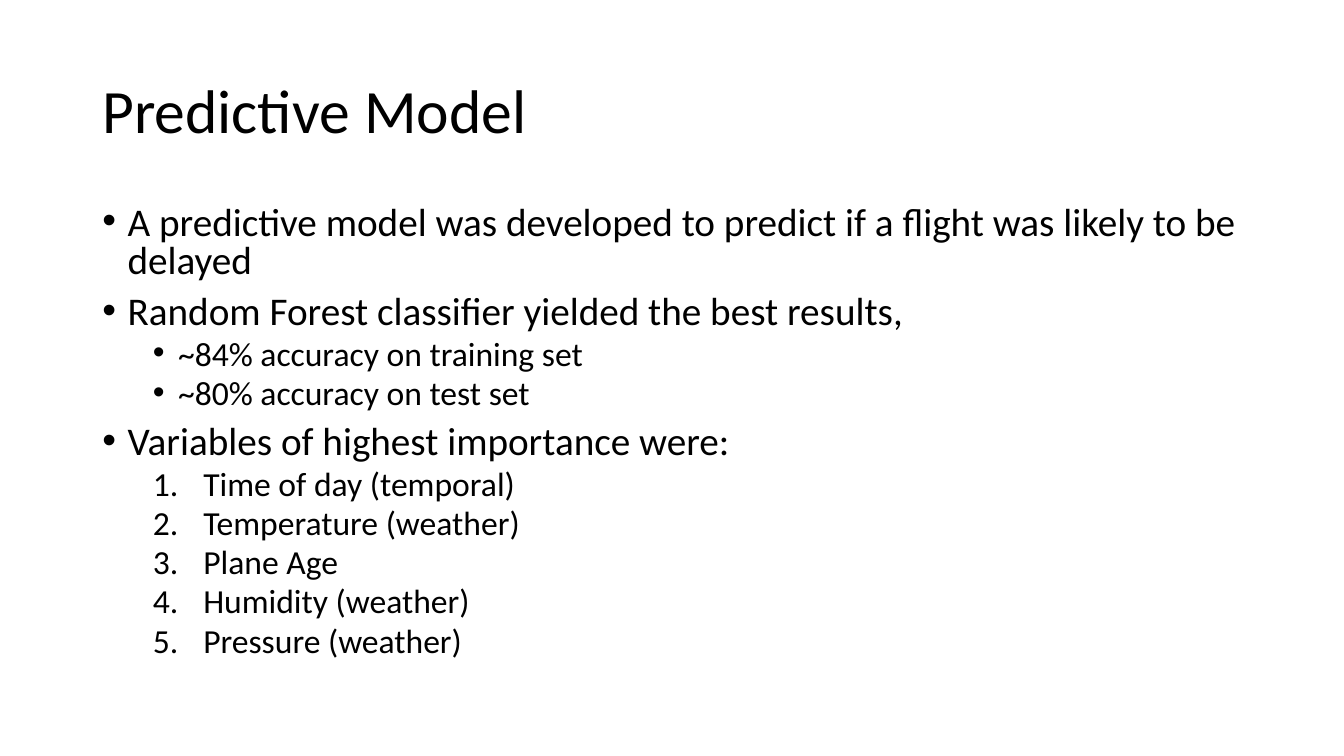
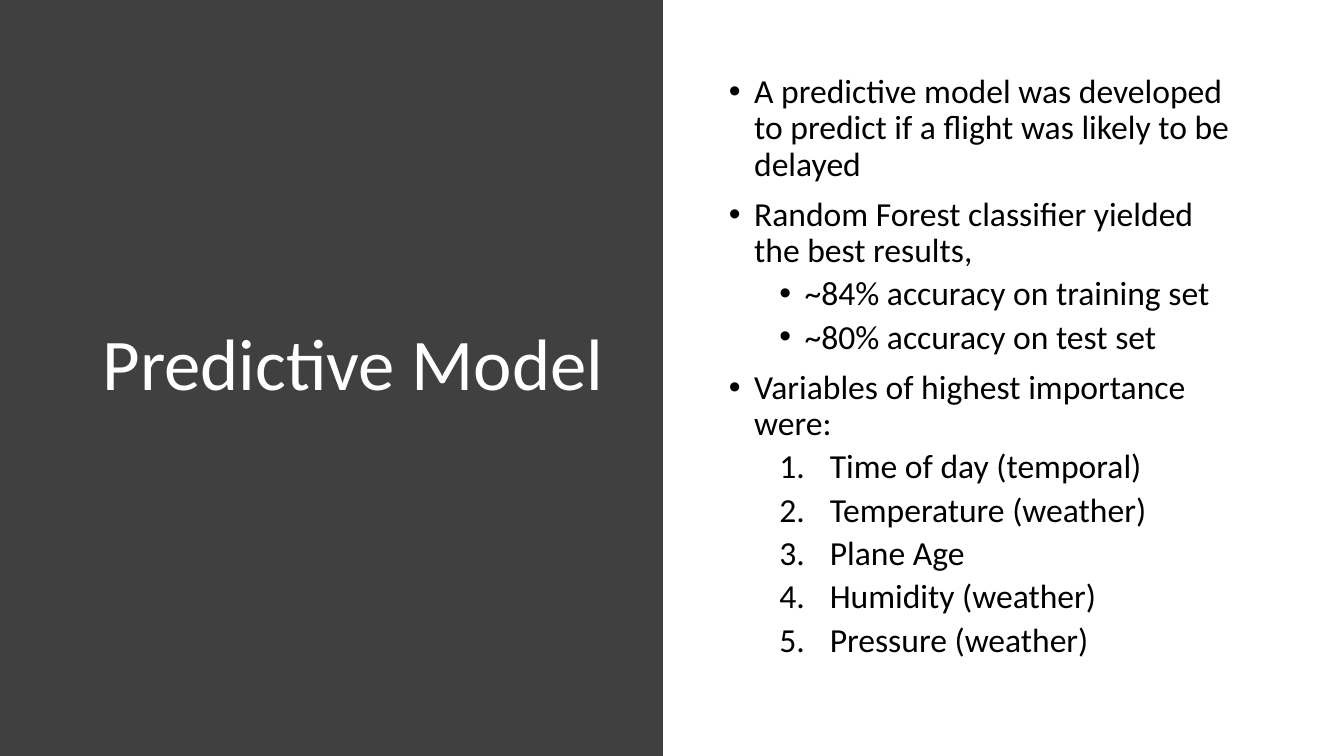
Before and after one commit to c-a11en/codeclan_final_project, a slide deck: slide 10 of Flight Delays Presentation.pptx. Drawn at 1344x756 pixels with LibreOffice and Linux fonts; fonts in the diff are those of the drawing. Boxes give left, top, right and bottom in pixels: in the first picture for what was removed or moved away, otherwise in the second. Text is boxed around its words. In the diff, an @@ line names an element or a change of style, - is before the commit and + after.

```diff
--- a/Flight Delays Presentation.pptx
+++ b/Flight Delays Presentation.pptx
@@ rectangle added at bbox=[0, 0, 663, 756], fill #404040 @@
@@ title "Predictive Model": place and size @@
-title "Predictive Model" at bbox=[102, 90, 526, 134]
+title "Predictive Model" at bbox=[102, 339, 603, 391]
@@ title "Predictive Model" at bbox=[102, 339, 603, 391]: size 44 to 52 pt, text colour #000000 to #FFFFFF @@
@@ text "A predictive model was developed ...": place and size @@
-text "A predictive model was developed ..." at bbox=[128, 208, 1235, 658]
+text "A predictive model was developed ..." at bbox=[754, 79, 1229, 657]
@@ text "A predictive model was developed ..." at bbox=[754, 79, 1229, 657]: size 28 to 24 pt in "A predictive model was developed to predict ...", "Random Forest classifier yielded the best results,", "Variables of highest importance were:"; line spacing 0.8 to 0.9; vertical alignment top to middle @@
```
Also in this commit, not shown: 9 other slides changed, 2 slides added, 1 slide removed.
